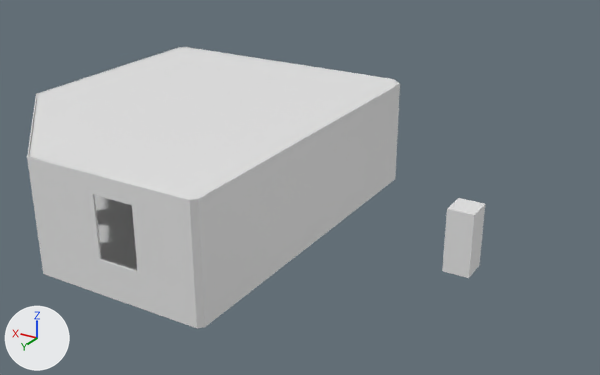
Before and after pictures for a commit that changed the FBX model Assets/Models/Office.fbx.
Before and after are seen from a 50 mm camera at (-12.6, 16.68, 9.54) aimed at (-2.5, -0.17, 1.12). Arrows for +X, +Y and +Z are at lower left; the lights stay in place. Where no turn or scale is listed for an object, it has been applied to the vertices.

Names of what the first picture shows: 'ceiling', 'dude', 'walls'.
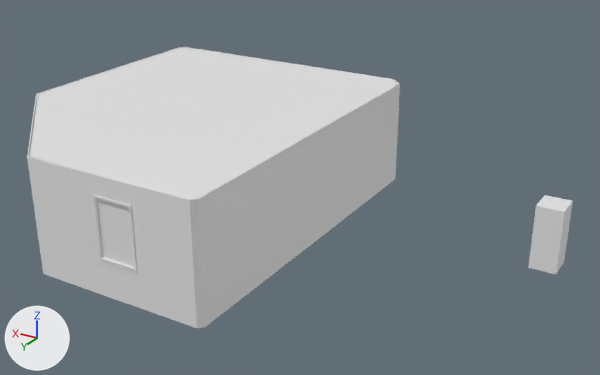
Scene script edits in JSON lines:
```json
{"op": "add", "block": "mat_simple_wood_004", "code": ["mat_simple_wood_004 = principled_material('Simple Wood.004')", "mat_simple_wood_004.base_color = (0.8, 0.8, 0.8)  # white #e7e7e7"]}
{"op": "add", "block": "mat_glass_002", "code": ["mat_glass_002 = principled_material('Glass.002')", "mat_glass_002.base_color = (0.8, 0.8, 0.8)  # white #e7e7e7"]}
{"op": "add", "block": "me_cube_014", "code": ["me_cube_014 = bpy.data.meshes.new('Cube.014')", "me_cube_014.from_pydata([(0.5, -0.07, -0.72), (0.5, -0.07, 0.72), (-0.5, -0.07, -0.72), (-0.5, -0.07, 0.72), (0.5, 0.07, -0.72), (0.5, 0.07, 0.72), (-0.5, 0.07, -0.72), (-0.5, 0.07, 0.72), (-0.54, -0.07, -0.78), (0.54, -0.07, -0.78), (0.54, -0.07, 0.78), (-0.54, -0.07, 0.78), (-0.54, 0.07, 0.78), (-0.54, 0.07, -0.78), (0.54, 0.07, -0.78), (0.54, 0.07, 0.78)], [], [(8, 11, 12, 13), (14, 15, 10, 9), (8, 13, 14, 9), (12, 11, 10, 15), (0, 2, 8, 9), (1, 0, 9, 10), (3, 1, 10, 11), (2, 3, 11, 8), (7, 6, 13, 12), (6, 4, 14, 13), (5, 7, 12, 15), (4, 5, 15, 14), (5, 4, 0, 1), (4, 6, 2, 0), (6, 7, 3, 2), (7, 5, 1, 3)])", "me_cube_014.materials.append(mat_simple_wood_004)  # white #e7e7e7"]}
{"op": "add", "block": "me_plane_002", "code": ["me_plane_002 = bpy.data.meshes.new('Plane.002')", "me_plane_002.from_pydata([(0.532, 0.0, -0.632), (0.532, 0.0, 0.855), (-0.506, 0.0, -0.632), (-0.506, 0.0, 0.855)], [], [(0, 1, 3, 2)])", "me_plane_002.materials.append(mat_glass_002)  # white #e7e7e7"]}
{"op": "set", "path": "ob_dude.location", "old": "(-6.93, -0.2, 1.01)", "new": "(-8.61, -1.41, 1.01)"}
{"op": "add", "block": "ob_window_002", "code": ["ob_window_002 = bpy.data.objects.new('Window.002', me_cube_014)", "ob_window_002.location = (-0.96, 4.93, 1.61)"]}
{"op": "add", "block": "ob_plane_002", "code": ["ob_plane_002 = bpy.data.objects.new('Plane.002', me_plane_002)", "ob_plane_002.location = (-0.97, 4.93, 1.49)"]}
```

Location of each change, [x1, y1, x2, y2] in pixels of the pictures (600 x 375 px):
```json
{"object": "dude", "change": "moved", "before": [442, 198, 485, 278], "after": [528, 195, 573, 274]}
{"object": "Plane.002", "change": "added", "after": [97, 199, 135, 267]}
{"object": "Window.002", "change": "added", "after": [92, 195, 138, 272]}
```
